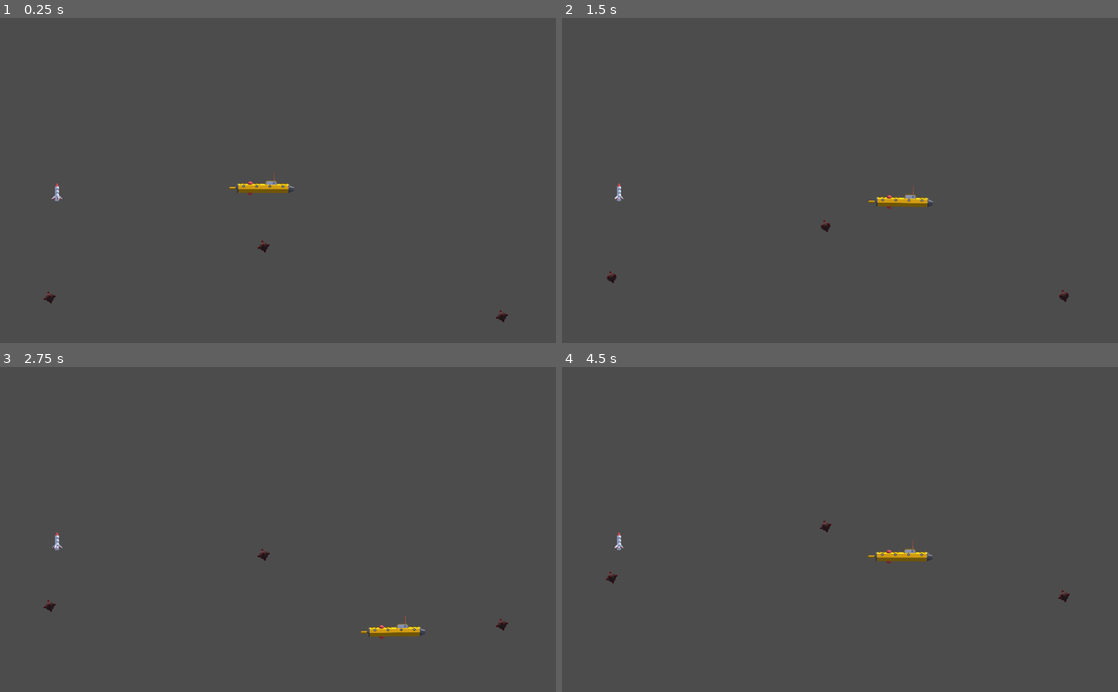
Above: before the commit, frames 1-4 (two rows, left to right).
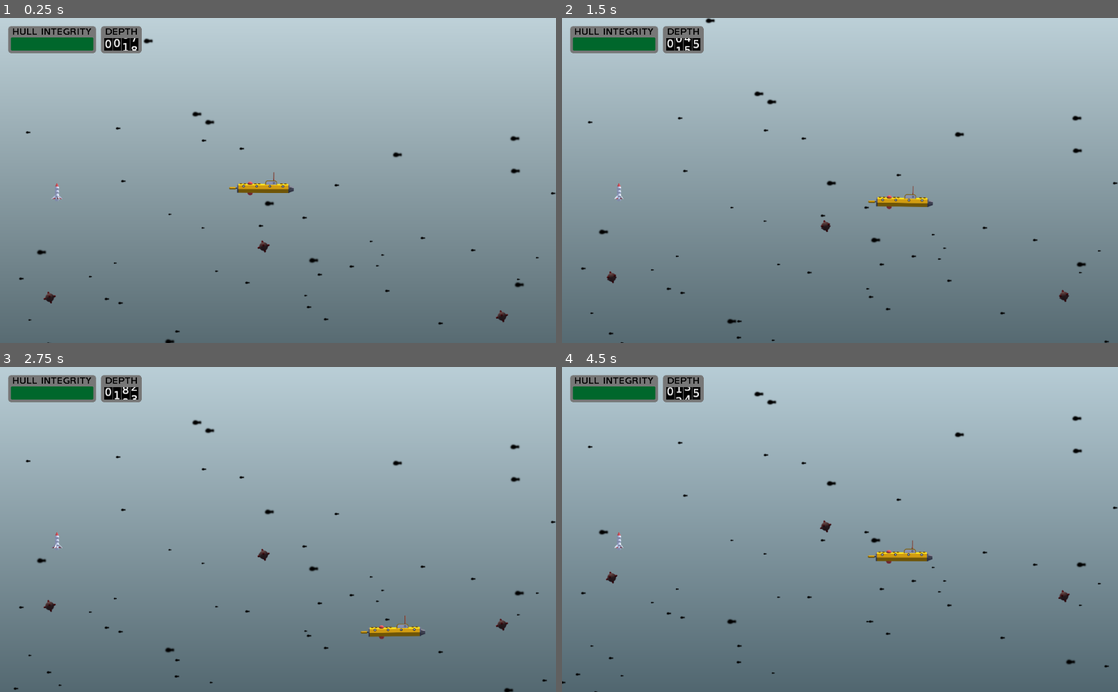
Above: after the commit, the same moments.

Repository: marc-hugh-tom/ludum-dare-48
Game: Godot game, scene res://nodes/PlayState.tscn
Two runs of this game, one before a commit and one after it. Both use one fixed random seed, a clock stepped at 60 frames per second and the inputs below.
Inputs:
- Up to frame 1 (0.25 s): no input
- Up to frame 2 (1.5 s): hold D (ui_right) 0.53-1.28 s; hold S (ui_down) from 1.28 s (still down)
- Up to frame 3 (2.75 s): release S (ui_down) at 2.03 s; hold D (ui_right) from 2.03 s (still down)
- Up to frame 4 (4.5 s): release D (ui_right) at 2.78 s; hold W (ui_up) 2.78-3.53 s; hold A (ui_left) from 3.53 s (still down)

The runs differ from the first frame. In frame 1, 99% of the frame differs, in the area x 0-100%, y 0-100%; in frame 2, 99%; in frame 3, 99%; in frame 4, 99%.

Commit message:
Added Background to PlayState

Diff:
--- a/nodes/PlayState.tscn
+++ b/nodes/PlayState.tscn
@@ -1,22 +1,39 @@
-[gd_scene load_steps=4 format=2]
+[gd_scene load_steps=8 format=2]
 
 [ext_resource path="res://nodes/sub.tscn" type="PackedScene" id=1]
 [ext_resource path="res://Scenes/Mine/Mine.tscn" type="PackedScene" id=2]
 [ext_resource path="res://nodes/Torpedo.tscn" type="PackedScene" id=3]
+[ext_resource path="res://nodes/Background.tscn" type="PackedScene" id=4]
+[ext_resource path="res://nodes/HullIntegrity.tscn" type="PackedScene" id=5]
+[ext_resource path="res://scripts/PlayState.gd" type="Script" id=6]
+[ext_resource path="res://nodes/DepthCounter.tscn" type="PackedScene" id=7]
 
 [node name="PlayState" type="Node2D"]
+script = ExtResource( 6 )
 
-[node name="sub" parent="." instance=ExtResource( 1 )]
+[node name="Background" parent="." instance=ExtResource( 4 )]
+
+[node name="Foreground" type="Node2D" parent="."]
+
+[node name="sub" parent="Foreground" instance=ExtResource( 1 )]
 position = Vector2( 481.477, 321.579 )
 
-[node name="Mine" parent="." instance=ExtResource( 2 )]
+[node name="Mine" parent="Foreground" instance=ExtResource( 2 )]
 position = Vector2( 924.535, 558.154 )
 
-[node name="Mine2" parent="." instance=ExtResource( 2 )]
+[node name="Mine2" parent="Foreground" instance=ExtResource( 2 )]
 position = Vector2( 91.4767, 523.693 )
 
-[node name="Mine3" parent="." instance=ExtResource( 2 )]
+[node name="Mine3" parent="Foreground" instance=ExtResource( 2 )]
 position = Vector2( 485.531, 429.3 )
 
-[node name="Torpedo" parent="." instance=ExtResource( 3 )]
+[node name="Torpedo" parent="Foreground" instance=ExtResource( 3 )]
 position = Vector2( 104.872, 337.626 )
+
+[node name="HUD" type="Node2D" parent="."]
+
+[node name="HullIntegrity" parent="HUD" instance=ExtResource( 5 )]
+position = Vector2( 96, 40 )
+
+[node name="DepthCounter" parent="HUD" instance=ExtResource( 7 )]
+position = Vector2( 223.5, 48 )
--- a/scripts/Background.gd
+++ b/scripts/Background.gd
@@ -1,7 +1,7 @@
 extends Node2D
 
 # Control how fast the colour changes based on depth (lower is faster)
-const depth_cutoff = 500
+const depth_cutoff = 1000
 # The list of colours you transition from
 var colour_array = [
 	Color("bfd2d9"),
@@ -18,7 +18,7 @@
 # Max parallax number layers
 var max_parallax = 3
 # Initial debris spawn simulation
-var debris_init_spawn_time = 12
+var debris_init_spawn_time = 30
 
 ##############################
 
--- a/scripts/DepthCounter.gd
+++ b/scripts/DepthCounter.gd
@@ -1,6 +1,8 @@
 extends Node2D
 
 var current_value = 0.0
+
+onready var global = get_tree().get_root().get_node("GlobalVariables")
 
 func set_value(input_float):
 	input_float = min(input_float, 9999)
@@ -8,3 +10,6 @@
 	get_node('100').set_value(fmod(input_float, 1000) / 100)
 	get_node('10').set_value(fmod(input_float, 100) / 10)
 	get_node('1').set_value(fmod(input_float, 10))
+
+func _process(_delta):
+	set_value(global.get_depth())
--- a/scripts/GlobalVariables.gd
+++ b/scripts/GlobalVariables.gd
@@ -1,14 +1,14 @@
 extends Node
 
-var depth: int = 0
+var depth: float = 0
 var scroll_vector: Vector2 = Vector2(0, -30)
 var exit_boundary: int = 64
 
-func get_depth() -> int:
+func get_depth() -> float:
 	return(depth)
 
-func set_depth(input_int: int):
-	depth = input_int
+func set_depth(input_float: float):
+	depth = input_float
 
 func get_scroll_vector() -> Vector2:
 	return(scroll_vector)
--- /dev/null
+++ b/scripts/PlayState.gd
@@ -0,0 +1,10 @@
+extends Node2D
+
+onready var global = get_tree().get_root().get_node("GlobalVariables")
+
+func _process(delta):
+	update_depth(delta)
+
+func update_depth(delta):
+	var current_depth = global.get_depth()
+	global.set_depth(current_depth - global.get_scroll_vector().y * delta)
